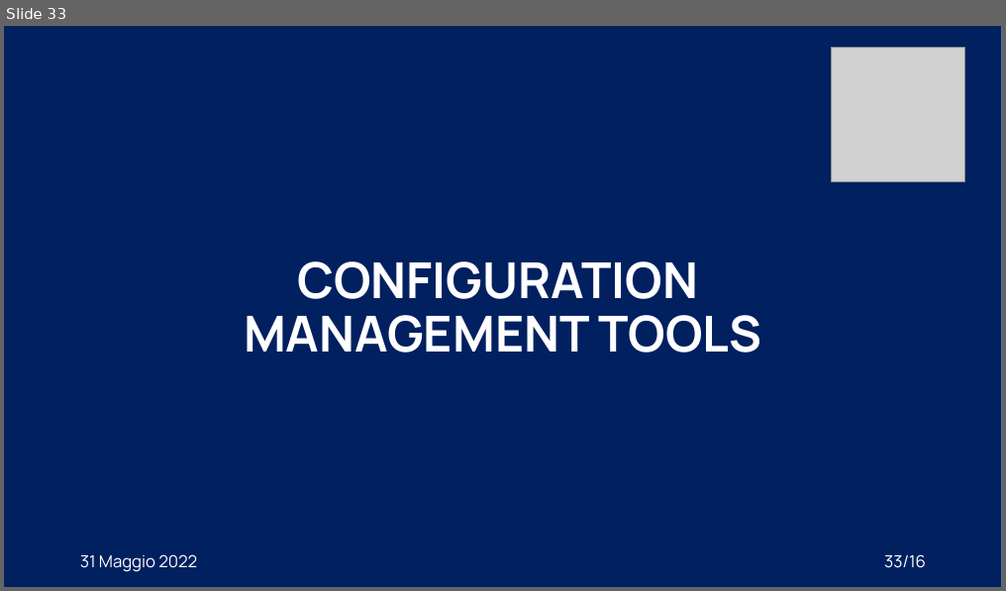
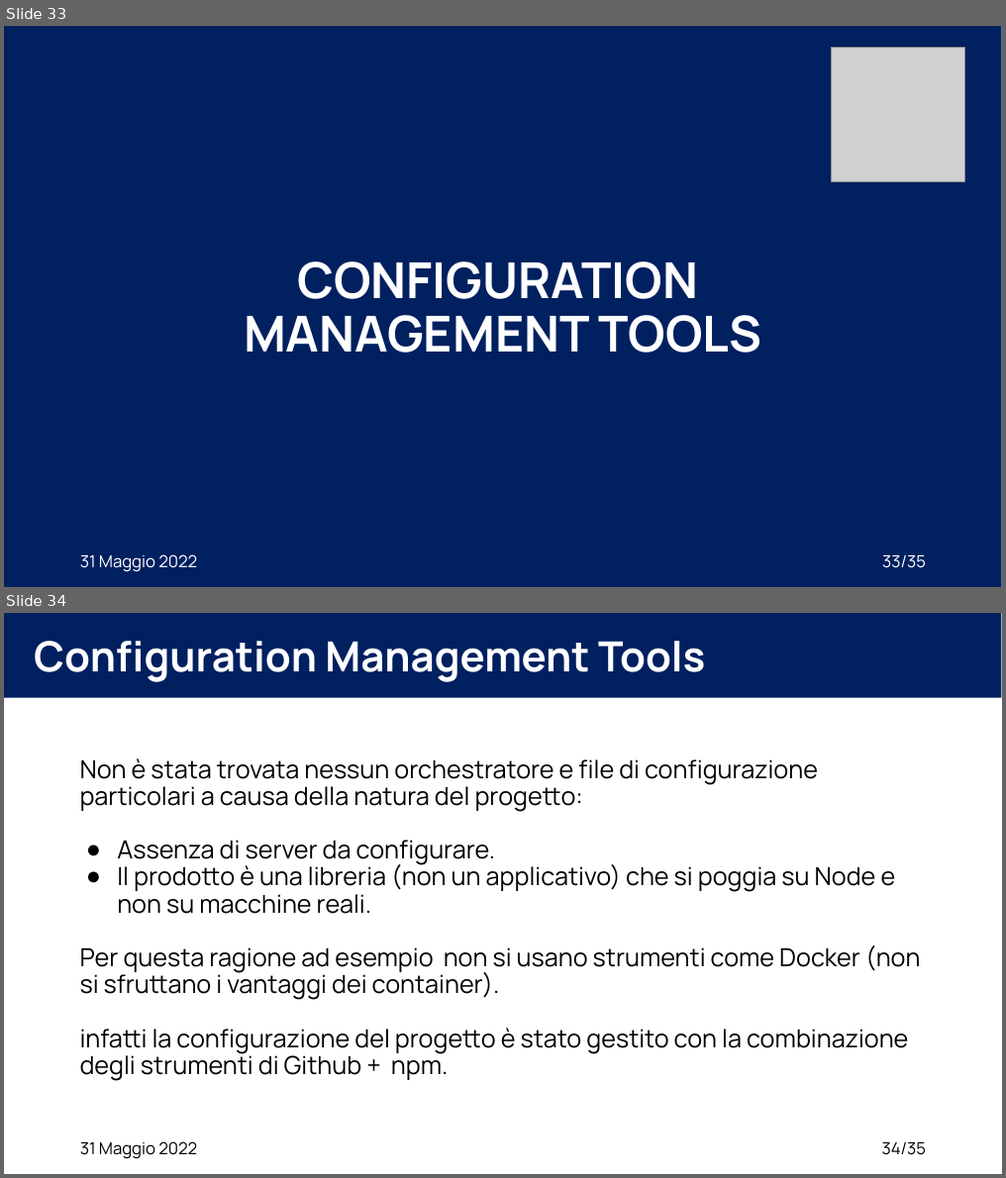
Before and after one commit to XidaZ3/MTSSAssignment3, a slide deck: MTSSAssignment3.pptx. Shown one above the other, each under a label of ours: slide 33 before the commit, slides 33 and 34 after it. The pictures are 1006x591 and 1006x1178 pixels, drawn with LibreOffice and Linux fonts; fonts in the diff are those of the drawing; grey boxes stand for pictures. Boxes give left, top, right and bottom in pixels: in the first picture for what was removed or moved away, otherwise in the second. Text is boxed around its words. In the diff, an @@ line names an element or a change of style, - is before the commit and + after.

Commit message:
update CM tools

```diff
--- a/MTSSAssignment3.pptx
+++ b/MTSSAssignment3.pptx
@@ slide 34 added at (4,613,1002,1174), background #FFFFFF @@
@@ rectangle added at (4,613,1002,697), fill #002060 @@
@@ title added at (34,641,705,682), 40 pt, text #FFFFFF, bold @@
+Configuration Management Tools
@@ text added at (80,759,921,1081), 24 pt, text #000000 @@
+Non è stata trovata nessun orchestratore e file di configurazione particolari a causa della natura del progetto:
+● Assenza di server da configurare.
+● Il prodotto è una libreria (non un applicativo) che si poggia su Node e non su macchine reali.
+Per questa ragione ad esempio non si usano strumenti come Docker (non si sfruttano i vantaggi dei container).
+infatti la configurazione del progetto è stato gestito con la combinazione degli strumenti di Github + npm.
@@ text added at (80,1142,197,1159), 16 pt, text #000000 @@
+31 Maggio 2022
@@ page number added at (882,1143,927,1156), 16 pt, text #000000 @@
+34/35
@@ page number at (882,556,926,569): text changed @@
-33/16
+33/35
```
Also in this commit, not shown: 20 slides changed, 1 other slide added, 2 slides removed, 2 other files.
